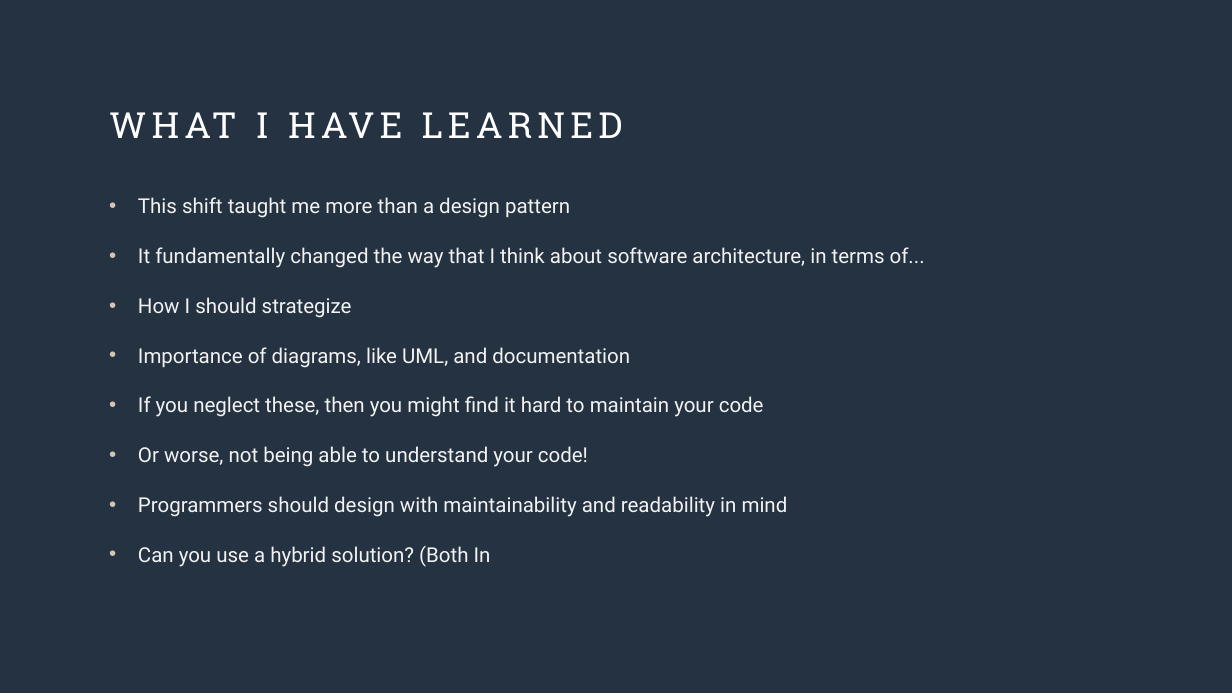
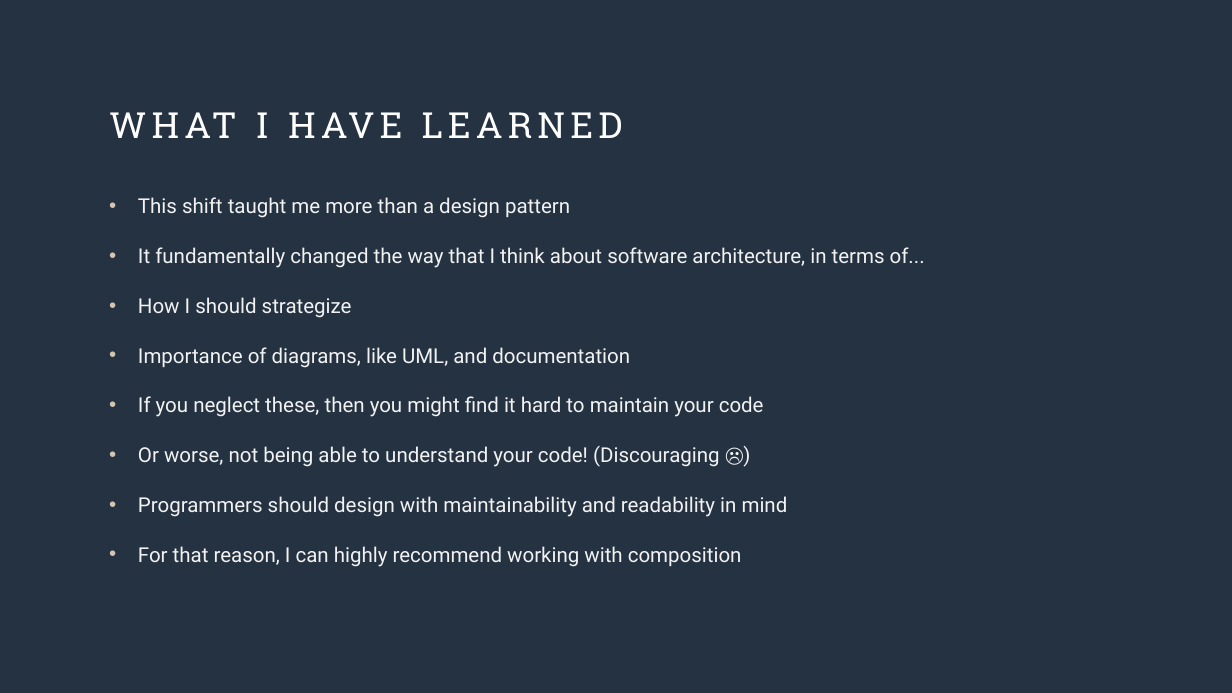
Before and after one commit to 4sela/cs332-assign, a slide deck: slide 17 of _Presentation/Presentation.pptx. Drawn at 1232x693 pixels with LibreOffice and Linux fonts; fonts in the diff are those of the drawing. Boxes give left, top, right and bottom in pixels: in the first picture for what was removed or moved away, otherwise in the second. Text is boxed around its words. In the diff, an @@ line names an element or a change of style, - is before the commit and + after.

Commit message:
update

```diff
--- a/_Presentation/Presentation.pptx
+++ b/_Presentation/Presentation.pptx
@@ text at (138,446,720,467): text changed @@
-• Or worse, not being able to understand your code!
+• Or worse, not being able to understand your code! (Discouraging ☹)
@@ text at (138,546,742,567): text changed @@
-• Can you use a hybrid solution? (Both In
+• For that reason, I can highly recommend working with composition
```
Also in this commit, not shown: 5 other slides changed.
